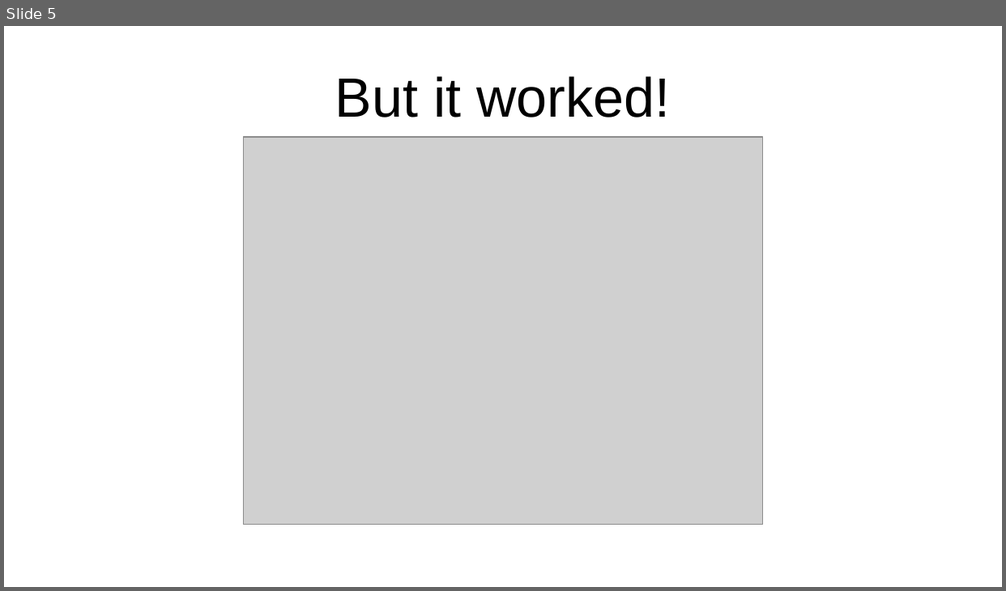
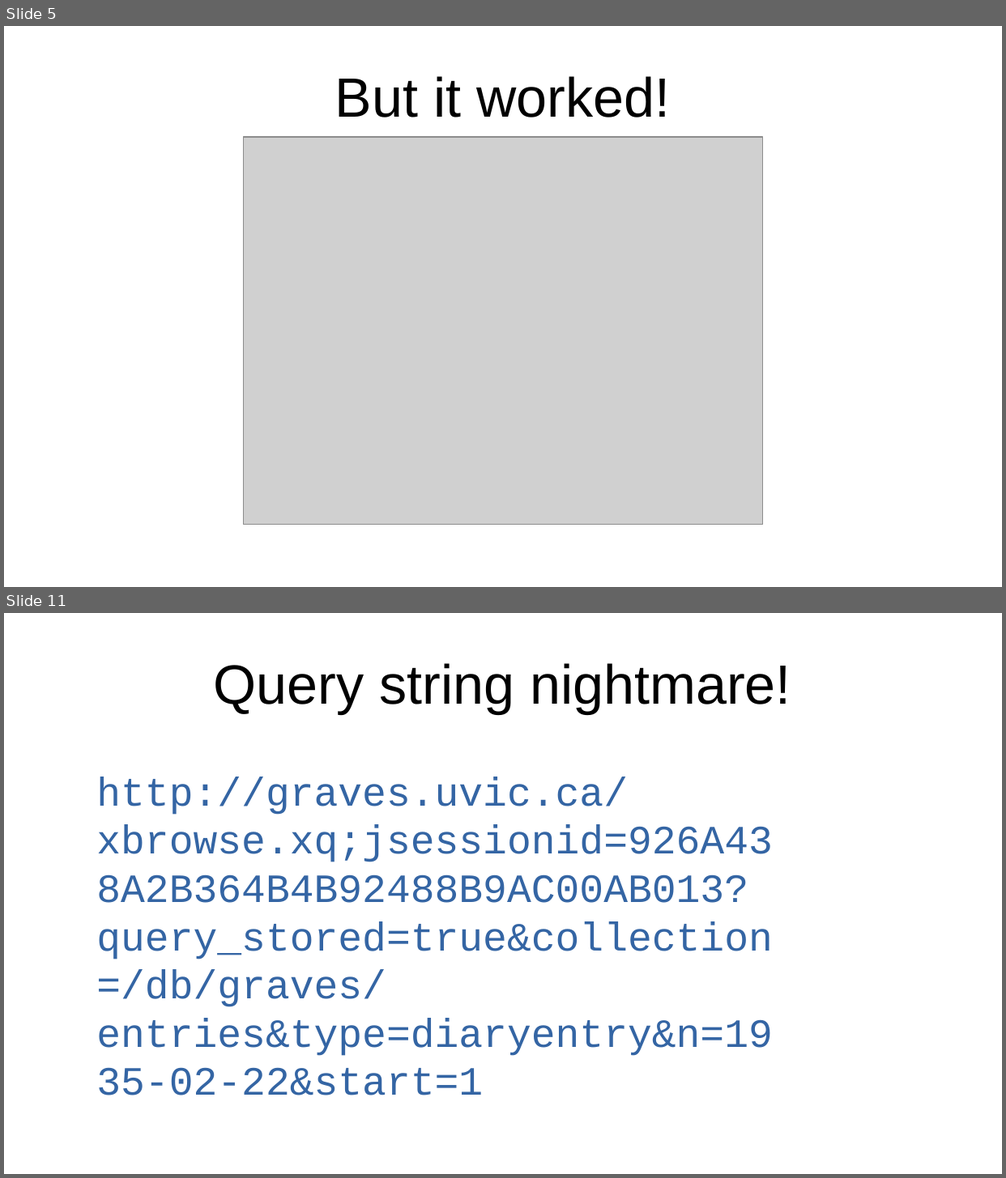
Before and after one commit to projectEndings/Endings, a slide deck: presentations/dhsi2019/how_we_finished_a_project.odp. Shown one above the other, each under a label of ours: slide 5 before the commit, slides 5 and 11 after it; the slides between them are not shown. The pictures are 1006x591 and 1006x1178 pixels, drawn with LibreOffice and Linux fonts; fonts in the diff are those of the drawing; grey boxes stand for pictures; background and template pictures are left out. Boxes give left, top, right and bottom in pixels: in the first picture for what was removed or moved away, otherwise in the second. Text is boxed around its words. In the diff, an @@ line names an element or a change of style, - is before the commit and + after.

```diff
--- a/presentations/dhsi2019/how_we_finished_a_project.odp
+++ b/presentations/dhsi2019/how_we_finished_a_project.odp
@@ slide 11 added at <box>4,613,1002,1174</box>, background #FFFFFF @@
@@ title added at <box>214,663,791,714</box>, 44 pt, text #000000 @@
+Query string nightmare!
@@ text added at <box>96,777,772,1096</box>, 32 pt, text #3465A4 @@
+http://graves.uvic.ca/xbrowse.xq;jsessionid=926A438A2B364B4B92488B9AC00AB013?query_stored=true&collection=/db/graves/entries&type=diaryentry&n=1935-02-22&start=1
```
Also in this commit, not shown: 11 other slides added, 1 slide removed, 5 other files.
